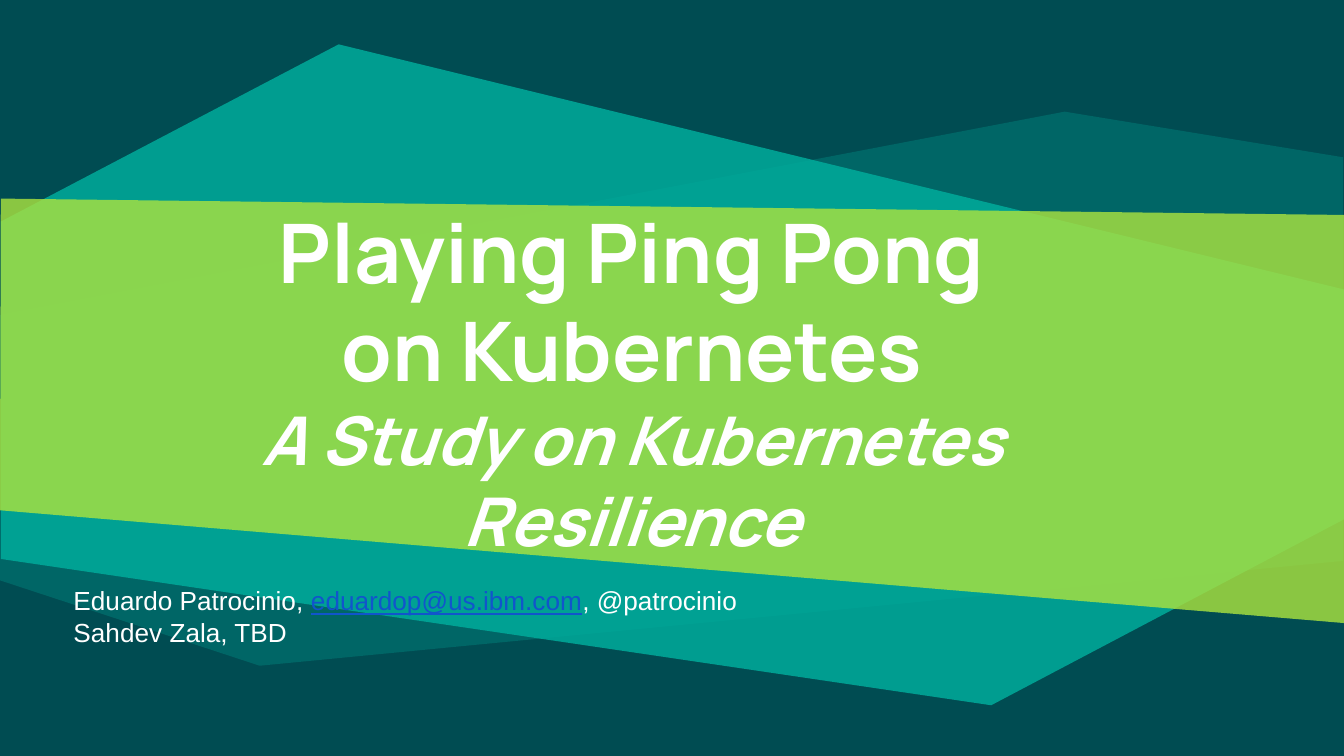
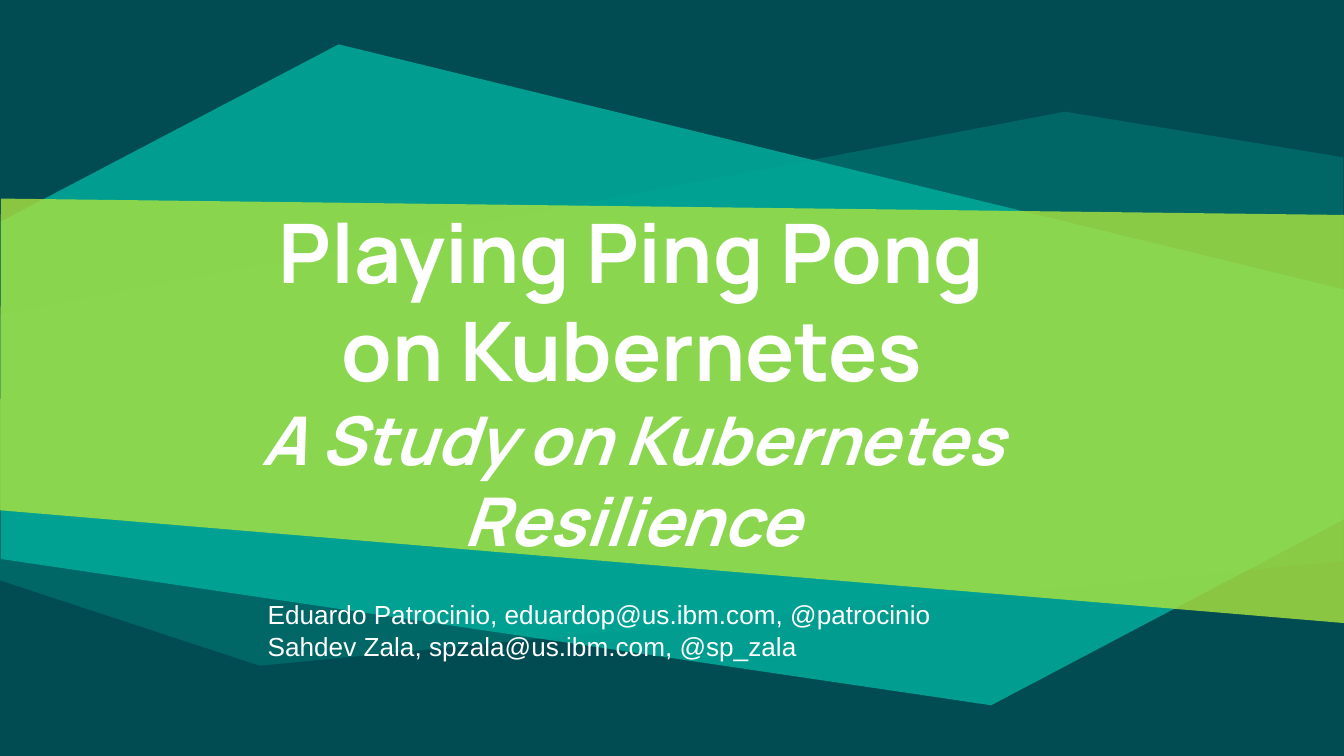
Before and after one commit to patrocinio/chaos-monkey-playing-ping-pong, a slide deck: slide 1 of Presentation/Kubernetes_resilience_bootcamp.pptx. Drawn at 1344x756 pixels with LibreOffice and Linux fonts; fonts in the diff are those of the drawing. Boxes give left, top, right and bottom in pixels: in the first picture for what was removed or moved away, otherwise in the second. Text is boxed around its words. In the diff, an @@ line names an element or a change of style, - is before the commit and + after.

```diff
--- a/Presentation/Kubernetes_resilience_bootcamp.pptx
+++ b/Presentation/Kubernetes_resilience_bootcamp.pptx
@@ text "Eduardo Patrocinio, eduardop@us.ibm.com, @patrocinio": place and size @@
-text "Eduardo Patrocinio, eduardop@us.ibm.com, @patrocinio" at <box>73,589,737,646</box>
+text "Eduardo Patrocinio, eduardop@us.ibm.com, @patrocinio" at <box>268,603,930,662</box>
@@ text at <box>268,603,930,630</box>: text colour #1155CC to #FFFFFF, underline off in "eduardop@us.ibm.com," @@
@@ text at <box>268,635,797,662</box>: text changed @@
-Sahdev Zala, TBD
+Sahdev Zala, spzala@us.ibm.com, @sp_zala
```
Also in this commit, not shown: 1 other slide changed, 2 slides added, 25 slides removed, 2 other files.
